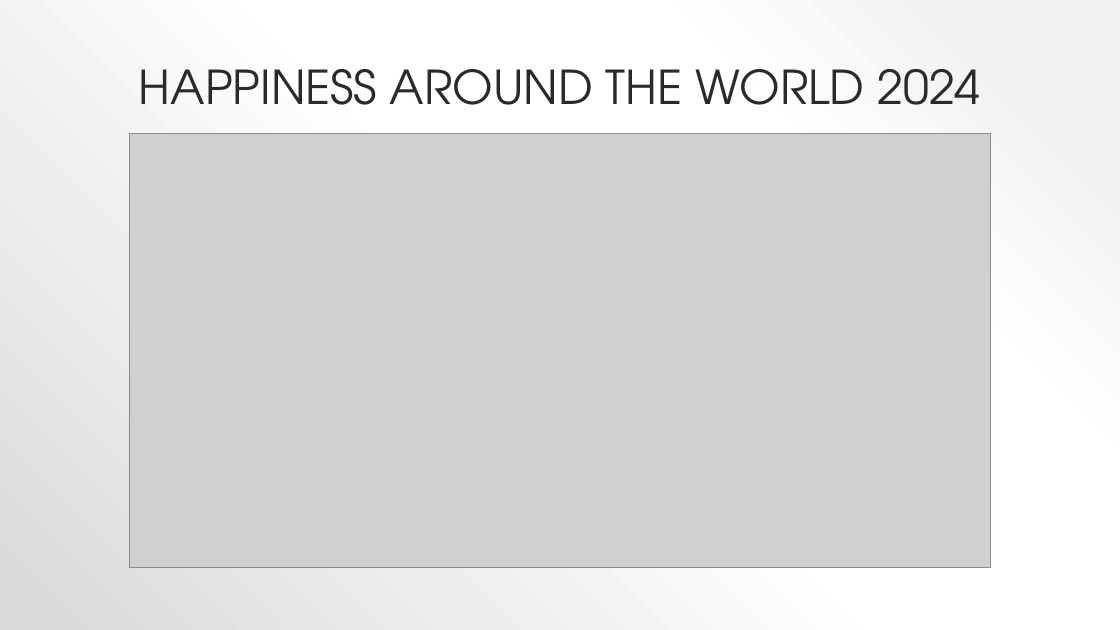
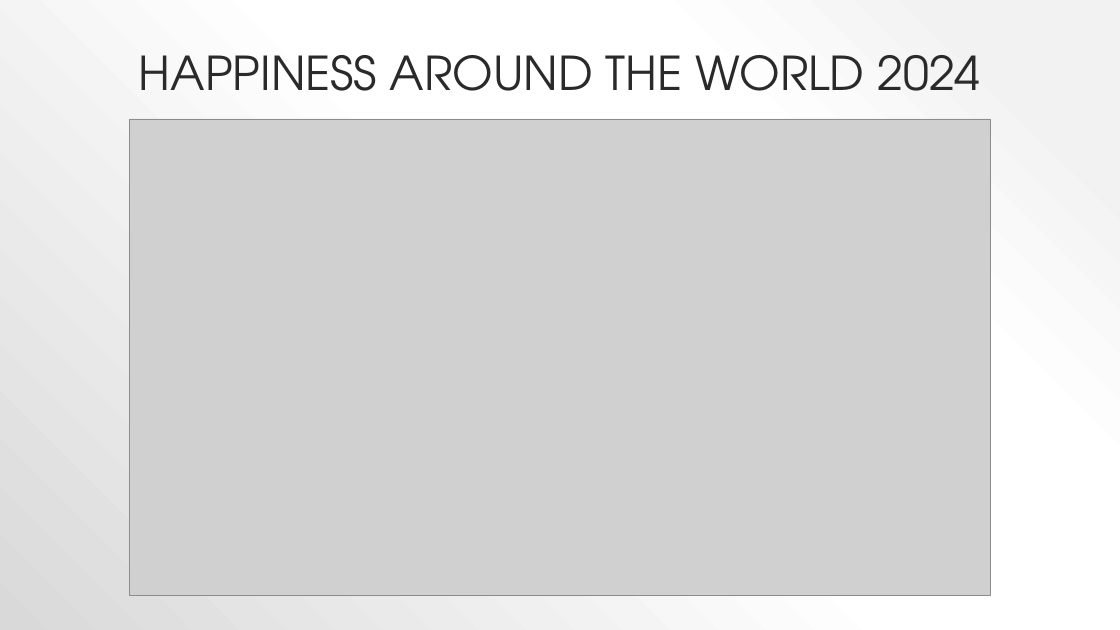
Before and after one commit to bgizzle78/C11_Capstone, a slide deck: slide 3 of presentation/global_happiness_c11_capstone.pptx. Drawn at 1120x630 pixels with LibreOffice and Linux fonts; fonts in the diff are those of the drawing; grey boxes stand for pictures. Boxes give left, top, right and bottom in pixels: in the first picture for what was removed or moved away, otherwise in the second. Text is boxed around its words. In the diff, an @@ line names an element or a change of style, - is before the commit and + after.

```diff
--- a/presentation/global_happiness_c11_capstone.pptx
+++ b/presentation/global_happiness_c11_capstone.pptx
@@ title "HAPPINESS AROUND THE WORLD 2024": place and size @@
-title "HAPPINESS AROUND THE WORLD 2024" at bbox=[139, 69, 980, 105]
+title "HAPPINESS AROUND THE WORLD 2024" at bbox=[139, 55, 980, 91]
@@ picture: place and size @@
-picture at bbox=[129, 133, 991, 567]
+picture at bbox=[129, 119, 991, 596]
```
Also in this commit, not shown: 10 other slides changed, 2 other files.
